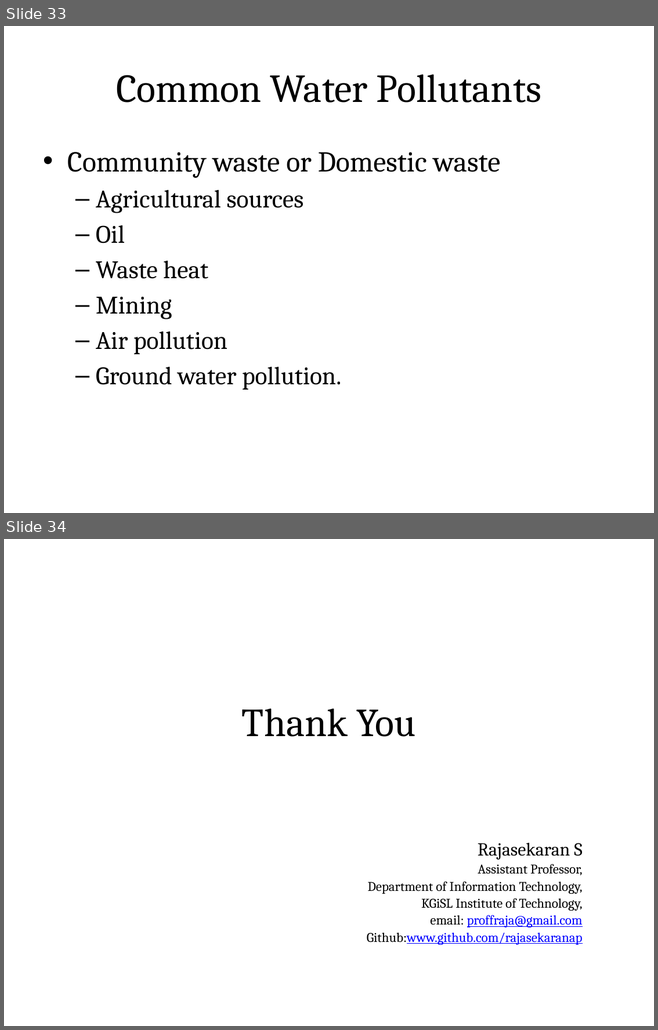
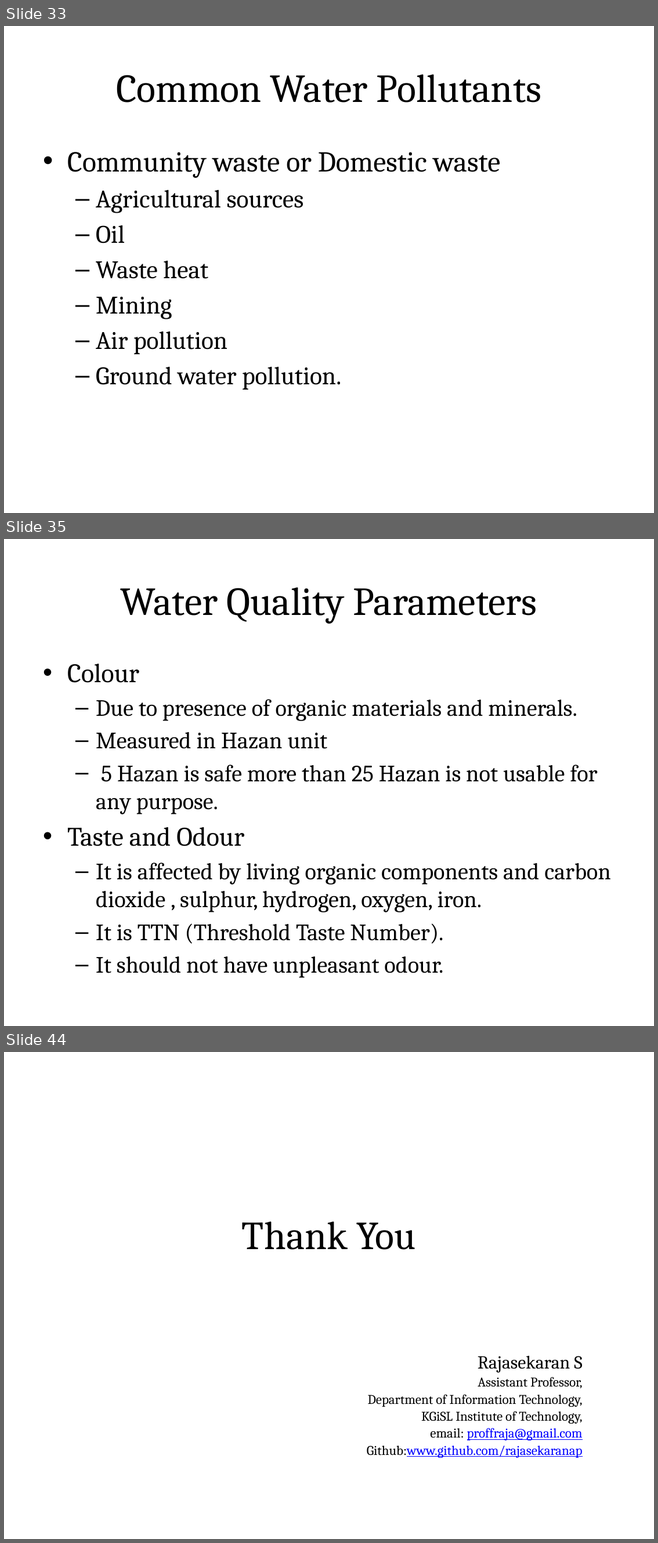
Before and after one commit to rajasekaran36/GE8291-Environmental-Science-and-Engineering, a slide deck: Slides/GE8291-U2.pptx. Shown one above the other, each under a label of ours: slides 33 and 34 before the commit, slides 33, 35 and 44 after it; the slides between them are not shown. The pictures are 658x1030 and 658x1543 pixels, drawn with LibreOffice and Linux fonts; fonts in the diff are those of the drawing. Boxes give left, top, right and bottom in pixels: in the first picture for what was removed or moved away, otherwise in the second. Text is boxed around its words. In the diff, an @@ line names an element or a change of style, - is before the commit and + after.

```diff
--- a/Slides/GE8291-U2.pptx
+++ b/Slides/GE8291-U2.pptx
@@ slide 35 added at (4,539,654,1026), background #FFFFFF @@
@@ title added at (36,559,621,640), fill gradient #DAFDA7 to #E4FCC2 to #F5FFE7, outline #98B955 0.75 pt, 44 pt, text #000000 @@
+Water Quality Parameters
@@ text added at (67,664,611,978), 25.9 pt, text #000000 @@
+• Colour
+  – Due to presence of organic materials and minerals.
+  – Measured in Hazan unit
+  – 5 Hazan is safe more than 25 Hazan is not usable for any purpose.
+• Taste and Odour
+  – It is affected by living organic components and carbon dioxide , sulphur, hydrogen, oxygen, iron.
+  – It is TTN (Threshold Taste Number).
+  – It should not have unpleasant odour.
@@ what was slide 34 is now slide 44 @@
```
Also in this commit, not shown: 9 other slides added, 1 other file.
